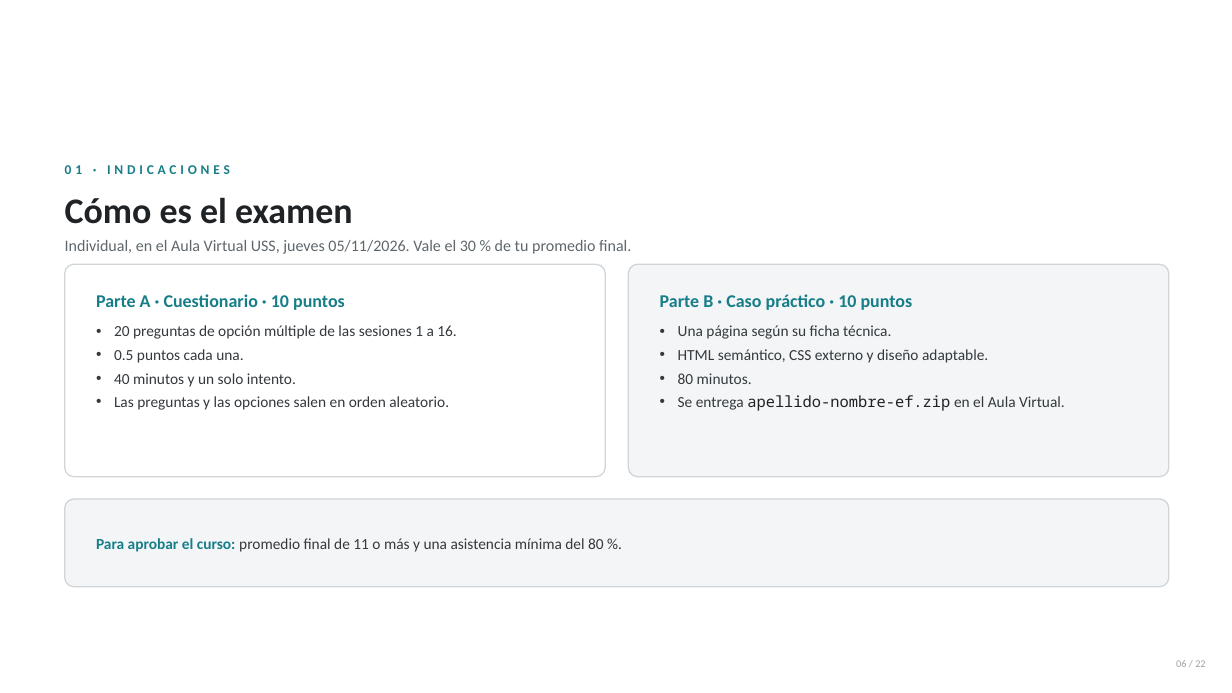
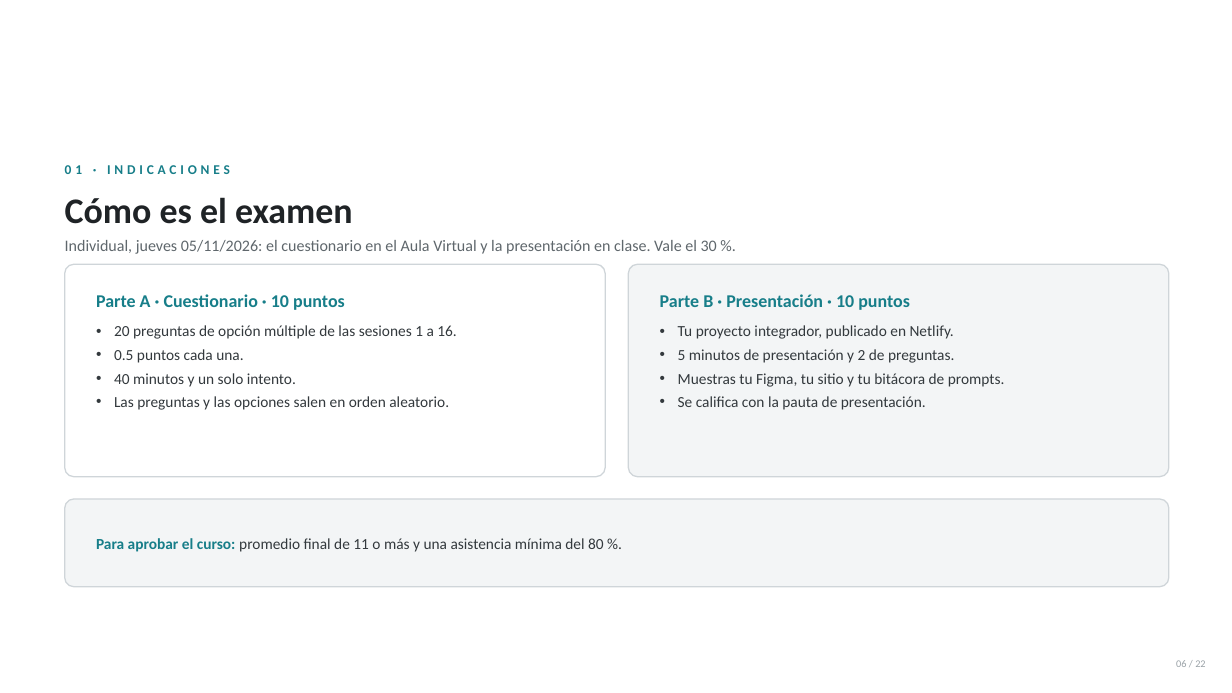
Before and after one commit to anibaler123143423234321/sesiones-dagner, a slide deck: slide 6 of SESION 16/Sesion16-Examen-Final-Evaluacion-Integradora.pptx. Drawn at 1232x693 pixels with LibreOffice and Linux fonts; fonts in the diff are those of the drawing; background and template pictures are left out. Boxes give left, top, right and bottom in pixels: in the first picture for what was removed or moved away, otherwise in the second. Text is boxed around its words. In the diff, an @@ line names an element or a change of style, - is before the commit and + after.

```diff
--- a/SESION 16/Sesion16-Examen-Final-Evaluacion-Integradora.pptx
+++ b/SESION 16/Sesion16-Examen-Final-Evaluacion-Integradora.pptx
@@ text at (65, 240, 717, 254): text changed @@
-Individual, en el Aula Virtual USS, jueves 05/11/2026. Vale el 30 % de tu promedio final.
+Individual, jueves 05/11/2026: el cuestionario en el Aula Virtual y la presentación en clase. Vale el 30 %.
@@ text at (660, 294, 910, 310): text changed @@
-Parte B · Caso práctico · 10 puntos
+Parte B · Presentación · 10 puntos
@@ text at (678, 325, 1005, 410): text changed @@
-• Una página según su ficha técnica.
-• HTML semántico, CSS externo y diseño adaptable.
-• 80 minutos.
-• Se entrega apellido-nombre-ef.zip en el Aula Virtual.
+• Tu proyecto integrador, publicado en Netlify.
+• 5 minutos de presentación y 2 de preguntas.
+• Muestras tu Figma, tu sitio y tu bitácora de prompts.
+• Se califica con la pauta de presentación.
```
Also in this commit, not shown: 7 other slides changed, 2 slides added, 2 slides removed, 23 other files.
